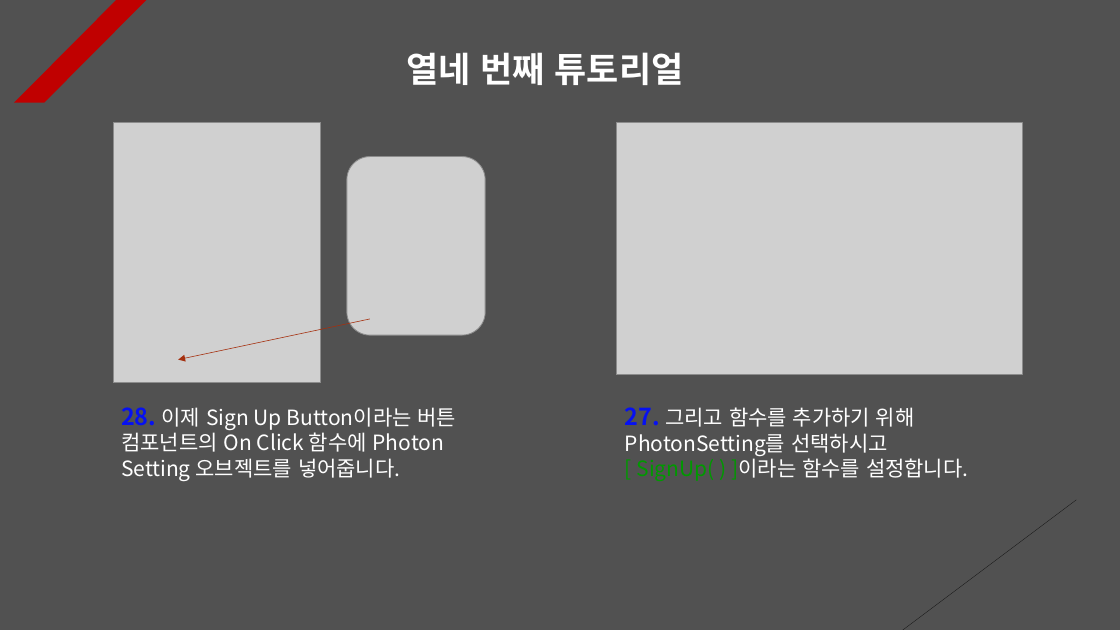
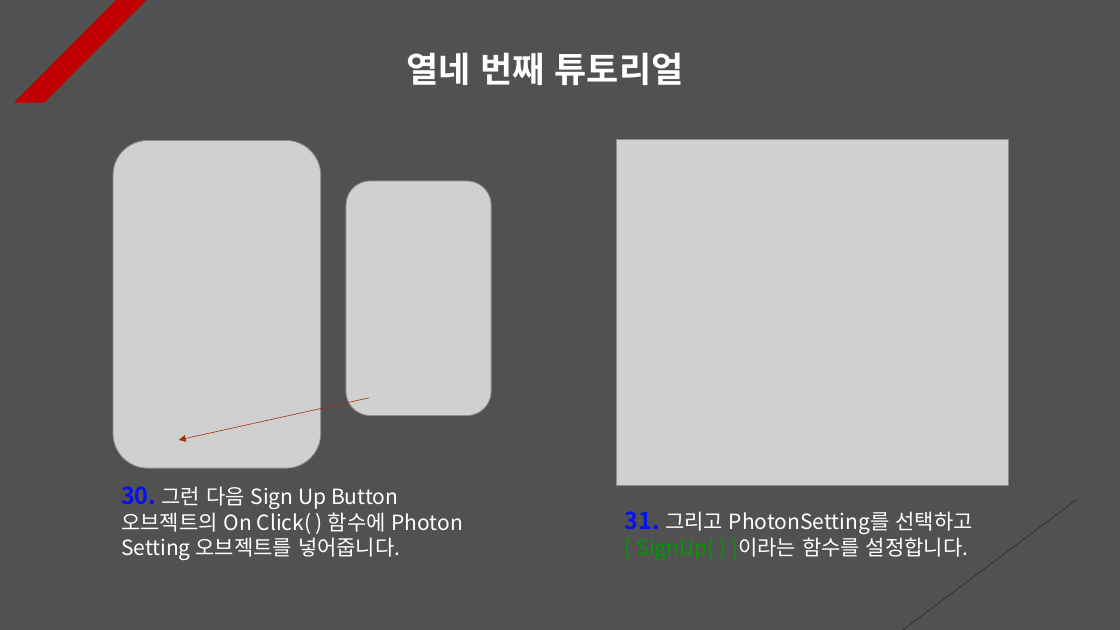
Before and after one commit to Unity2033/3D-UnityEngine, a slide deck: slide 14 of Assets/Class/Photon Server/PPT Data/Photon PlayFab.pptx. Drawn at 1120x630 pixels with LibreOffice and Linux fonts; fonts in the diff are those of the drawing; grey boxes stand for pictures. Boxes give left, top, right and bottom in pixels: in the first picture for what was removed or moved away, otherwise in the second. Text is boxed around its words. In the diff, an @@ line names an element or a change of style, - is before the commit and + after.

Commit message:
Photon Lobby Tutorial Renewal
- Render 3D objects in 2D UI space

- Implemented a function to access
  the lobby with a single button

- Add and delete resource data

```diff
--- a/Assets/Class/Photon Server/PPT Data/Photon PlayFab.pptx
+++ b/Assets/Class/Photon Server/PPT Data/Photon PlayFab.pptx
@@ picture: place and size @@
-picture at (113,123,321,383)
+picture at (113,140,321,468)
@@ picture: place and size @@
-picture at (617,123,1023,375)
+picture at (617,139,1008,486)
@@ picture: place and size @@
-picture at (347,156,486,335)
+picture at (346,181,492,415)
@@ arrow moved from (370, 319) - (178, 360) to (369, 398) - (179, 440) @@
@@ text at (121,486,463,560): text changed @@
-28. 이제 Sign Up Button이라는 버튼 컴포넌트의 On Click 함수에 Photon Setting 오브젝트를 넣어줍니다.
+30. 그런 다음 Sign Up Button 오브젝트의 On Click( ) 함수에 Photon Setting 오브젝트를 넣어줍니다.
@@ text "31. 그리고 PhotonSetting를 선택하고": place and size @@
-text "31. 그리고 PhotonSetting를 선택하고" at (625,407,968,480)
+text "31. 그리고 PhotonSetting를 선택하고" at (625,511,972,559)
@@ text at (625,511,972,534): text changed @@
-27. 그리고 함수를 추가하기 위해 PhotonSetting를 선택하시고
+31. 그리고 PhotonSetting를 선택하고
```
Also in this commit, not shown: 6 other slides changed, 2 slides added, 1 slide removed, 26 other files.
